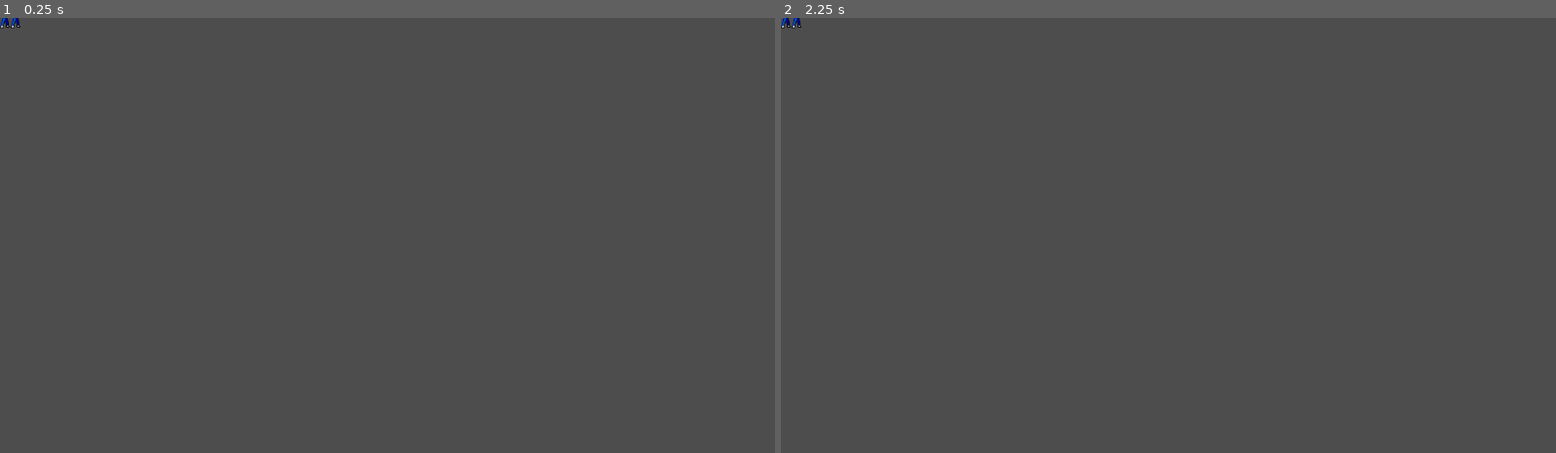
Above: before the commit, frames 1-2 (left to right).
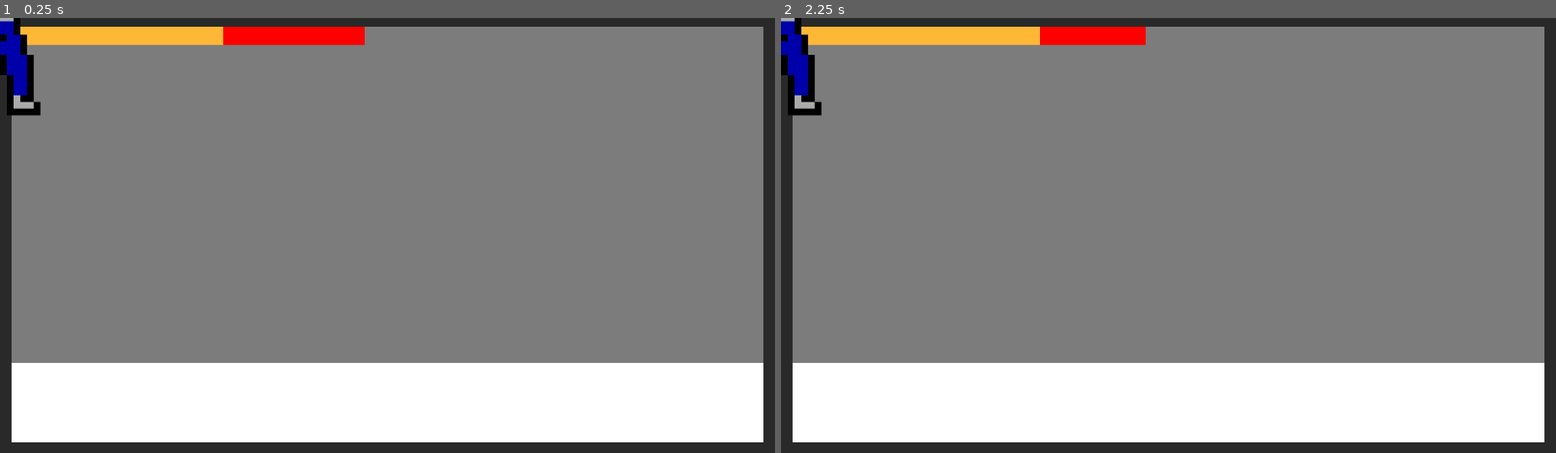
Above: after the commit, the same moments.

Repository: courage-games/two-button-gaming
Game: Godot game, scene res://Scenes/world.tscn
Two runs of this game, one before a commit and one after it. Both use one fixed random seed, a clock stepped at 60 frames per second and the inputs below. Before the commit the project starts from res://Scenes/Player/player.tscn.
Inputs:
- Up to frame 1 (0.25 s): no input
- Up to frame 2 (2.25 s): tap Enter at 0.5, 2 s; hold Up (ui_up) 0.53-1.28 s; tap Q (Action_1, bound only before the commit) at 0.6, 1.55, 2.1 s; tap W (Action_2, bound only before the commit) at 0.8, 1.35 s; tap Space at 1.25 s; hold Down (ui_down) 1.28-2.03 s; hold Up (ui_up) from 2.03 s (still down)

The runs differ from the first frame. In frame 1, 100% of the frame differs, in the area x 0-100%, y 0-100%; in frame 2, 100%.

Commit message:
Health bar added

Diff:
--- /dev/null
+++ b/Scenes/Player/Healthbar.tscn
@@ -0,0 +1,15 @@
+[gd_scene load_steps=3 format=3 uid="uid://bino2e3845iua"]
+
+[sub_resource type="StyleBoxFlat" id="StyleBoxFlat_h76ww"]
+bg_color = Color(1, 0, 0, 1)
+
+[sub_resource type="StyleBoxFlat" id="StyleBoxFlat_ymtxj"]
+bg_color = Color(1, 0.721569, 0.211765, 1)
+
+[node name="Healthbar" type="ProgressBar"]
+offset_right = 500.0
+offset_bottom = 27.0
+theme_override_styles/background = SubResource("StyleBoxFlat_h76ww")
+theme_override_styles/fill = SubResource("StyleBoxFlat_ymtxj")
+value = 100.0
+show_percentage = false
--- /dev/null
+++ b/Scenes/Player/player.gd
@@ -0,0 +1,26 @@
+extends CharacterBody2D
+
+@onready var health_bar = $"../Healthbar"
+
+var health = 60
+
+func _ready() -> void:
+	health_bar.value = health
+
+func _process(_delta: float) -> void:
+	if Input.is_action_just_pressed("ui_up"):
+		_on_add_health()
+	if Input.is_action_just_pressed("ui_down"):
+		_on_subtract_health()
+
+func _on_add_health():
+	if health < 100:
+		health += 10
+		health_bar.value = health
+
+func _on_subtract_health():
+	if health > 0:
+		health -= 10
+		health_bar.value = health
+	if health <= 0:
+		queue_free()
--- a/Scenes/Player/player.tscn
+++ b/Scenes/Player/player.tscn
@@ -1,17 +1,72 @@
-[gd_scene load_steps=4 format=3 uid="uid://4750kh3nitog"]
+[gd_scene load_steps=11 format=3 uid="uid://4750kh3nitog"]
 
-[ext_resource type="Script" path="res://Scripts/Player/player.gd" id="1_2q77d"]
 [ext_resource type="Texture2D" uid="uid://cjtg136eptil1" path="res://Assets/SMS BRAWLER Character Renegade FREE FILES/Renegade_Idle_1_strip4.png" id="1_iw5p3"]
+[ext_resource type="Script" path="res://Scenes/Player/player.gd" id="1_wj4dy"]
+[ext_resource type="Texture2D" uid="uid://2og2x2tixdil" path="res://Assets/SMS BRAWLER Character Renegade FREE FILES/Renegade_Punch_2.png" id="2_jnyxn"]
 
 [sub_resource type="RectangleShape2D" id="RectangleShape2D_wiqpp"]
-size = Vector2(64, 30)
+size = Vector2(18, 30)
+
+[sub_resource type="AtlasTexture" id="AtlasTexture_wnmtj"]
+atlas = ExtResource("2_jnyxn")
+region = Rect2(0, 0, 24, 32)
+
+[sub_resource type="AtlasTexture" id="AtlasTexture_sir3m"]
+atlas = ExtResource("1_iw5p3")
+region = Rect2(0, 0, 16, 31)
+
+[sub_resource type="AtlasTexture" id="AtlasTexture_bn3r7"]
+atlas = ExtResource("1_iw5p3")
+region = Rect2(16, 0, 16, 31)
+
+[sub_resource type="AtlasTexture" id="AtlasTexture_jskne"]
+atlas = ExtResource("1_iw5p3")
+region = Rect2(32, 0, 16, 31)
+
+[sub_resource type="AtlasTexture" id="AtlasTexture_08hxh"]
+atlas = ExtResource("1_iw5p3")
+region = Rect2(48, 0, 16, 31)
+
+[sub_resource type="SpriteFrames" id="SpriteFrames_1nkbj"]
+animations = [{
+"frames": [{
+"duration": 1.0,
+"texture": SubResource("AtlasTexture_wnmtj")
+}],
+"loop": true,
+"name": &"A",
+"speed": 5.0
+}, {
+"frames": [{
+"duration": 1.0,
+"texture": SubResource("AtlasTexture_sir3m")
+}, {
+"duration": 1.0,
+"texture": SubResource("AtlasTexture_bn3r7")
+}, {
+"duration": 1.0,
+"texture": SubResource("AtlasTexture_jskne")
+}, {
+"duration": 1.0,
+"texture": SubResource("AtlasTexture_08hxh")
+}],
+"loop": true,
+"name": &"Idle",
+"speed": 5.0
+}]
 
 [node name="Player" type="CharacterBody2D"]
-script = ExtResource("1_2q77d")
+script = ExtResource("1_wj4dy")
 
-[node name="Sprite" type="Sprite2D" parent="."]
-texture_filter = 1
-texture = ExtResource("1_iw5p3")
+[node name="Hurtbox" type="CollisionShape2D" parent="."]
+scale = Vector2(10, 10)
+shape = SubResource("RectangleShape2D_wiqpp")
 
-[node name="CollisionShape2D" type="CollisionShape2D" parent="."]
-shape = SubResource("RectangleShape2D_wiqpp")
+[node name="AnimationPlayer" type="AnimationPlayer" parent="."]
+
+[node name="AnimatedSprite2D" type="AnimatedSprite2D" parent="AnimationPlayer"]
+texture_filter = 3
+scale = Vector2(10, 10)
+sprite_frames = SubResource("SpriteFrames_1nkbj")
+animation = &"A"
+autoplay = "Idle"
--- /dev/null
+++ b/Scenes/world.tscn
@@ -0,0 +1,67 @@
+[gd_scene load_steps=5 format=3 uid="uid://cmq7o3maed6cw"]
+
+[ext_resource type="PackedScene" uid="uid://4750kh3nitog" path="res://Scenes/Player/player.tscn" id="1_7rywe"]
+[ext_resource type="PackedScene" uid="uid://bino2e3845iua" path="res://Scenes/Player/Healthbar.tscn" id="2_fcjn3"]
+
+[sub_resource type="PhysicsMaterial" id="PhysicsMaterial_oxd6w"]
+
+[sub_resource type="RectangleShape2D" id="RectangleShape2D_agiy2"]
+size = Vector2(1152, 134)
+
+[node name="World" type="Node2D"]
+
+[node name="Floor" type="StaticBody2D" parent="."]
+physics_material_override = SubResource("PhysicsMaterial_oxd6w")
+
+[node name="FloorColor" type="ColorRect" parent="Floor"]
+offset_top = 514.0
+offset_right = 1152.0
+offset_bottom = 648.0
+
+[node name="FloorCollision" type="CollisionShape2D" parent="Floor"]
+position = Vector2(576, 581)
+shape = SubResource("RectangleShape2D_agiy2")
+
+[node name="Backround" type="ColorRect" parent="."]
+offset_right = 1152.0
+offset_bottom = 514.0
+color = Color(0.485703, 0.485704, 0.485703, 1)
+
+[node name="OuterBorder" type="ColorRect" parent="."]
+offset_right = 1152.0
+offset_bottom = 13.0
+color = Color(0.162066, 0.162066, 0.162066, 1)
+
+[node name="ColorRect" type="ColorRect" parent="OuterBorder"]
+layout_mode = 0
+offset_top = 632.0
+offset_right = 1152.0
+offset_bottom = 648.0
+color = Color(0.160784, 0.160784, 0.160784, 1)
+
+[node name="ColorRect" type="ColorRect" parent="OuterBorder/ColorRect"]
+layout_mode = 0
+offset_top = -624.0
+offset_right = 17.0
+offset_bottom = 1.0
+color = Color(0.160784, 0.160784, 0.160784, 1)
+
+[node name="ColorRect" type="ColorRect" parent="OuterBorder/ColorRect/ColorRect"]
+layout_mode = 0
+offset_left = 1135.0
+offset_top = 3.0
+offset_right = 1152.0
+offset_bottom = 628.0
+color = Color(0.160784, 0.160784, 0.160784, 1)
+
+[node name="Camera2D" type="Camera2D" parent="."]
+offset = Vector2(576, 324)
+
+[node name="Player" parent="." instance=ExtResource("1_7rywe")]
+position = Vector2(450, 435)
+
+[node name="Healthbar" parent="." instance=ExtResource("2_fcjn3")]
+offset_left = 17.0
+offset_top = 13.0
+offset_right = 542.0
+offset_bottom = 40.0
--- a/project.godot
+++ b/project.godot
@@ -11,22 +11,9 @@
 [application]
 
 config/name="2BG"
-run/main_scene="res://Scenes/Player/player.tscn"
+run/main_scene="res://Scenes/world.tscn"
 config/features=PackedStringArray("4.3", "Mobile")
 config/icon="res://icon.svg"
-
-[input]
-
-Action_1={
-"deadzone": 0.5,
-"events": [Object(InputEventKey,"resource_local_to_scene":false,"resource_name":"","device":-1,"window_id":0,"alt_pressed":false,"shift_pressed":false,"ctrl_pressed":false,"meta_pressed":false,"pressed":false,"keycode":0,"physical_keycode":81,"key_label":0,"unicode":113,"location":0,"echo":false,"script":null)
-]
-}
-Action_2={
-"deadzone": 0.5,
-"events": [Object(InputEventKey,"resource_local_to_scene":false,"resource_name":"","device":-1,"window_id":0,"alt_pressed":false,"shift_pressed":false,"ctrl_pressed":false,"meta_pressed":false,"pressed":false,"keycode":0,"physical_keycode":87,"key_label":0,"unicode":119,"location":0,"echo":false,"script":null)
-]
-}
 
 [rendering]
 
